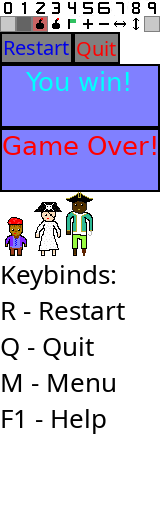
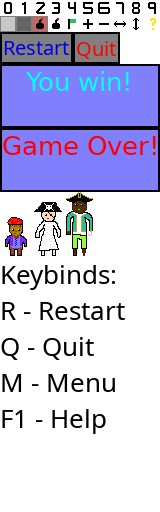
Layers edited between the first and the second 160 × 512 image:
added layer "Eingefügte Ebene" above "Ebene" over (150, 18, 156, 30)
painted on "Ebene" over (144, 16, 160, 32)
